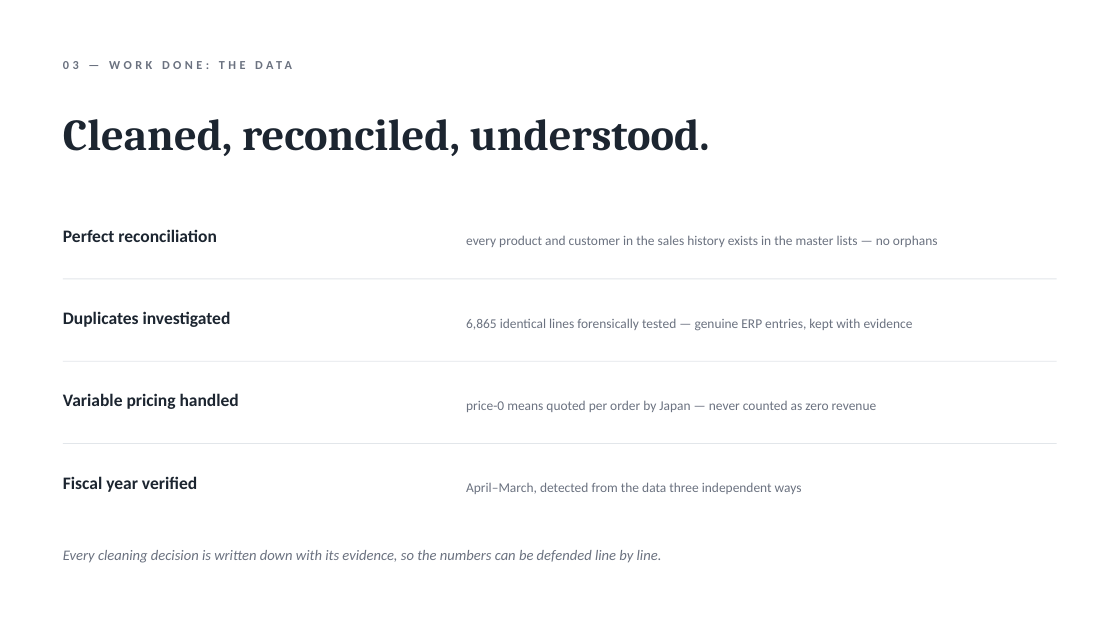
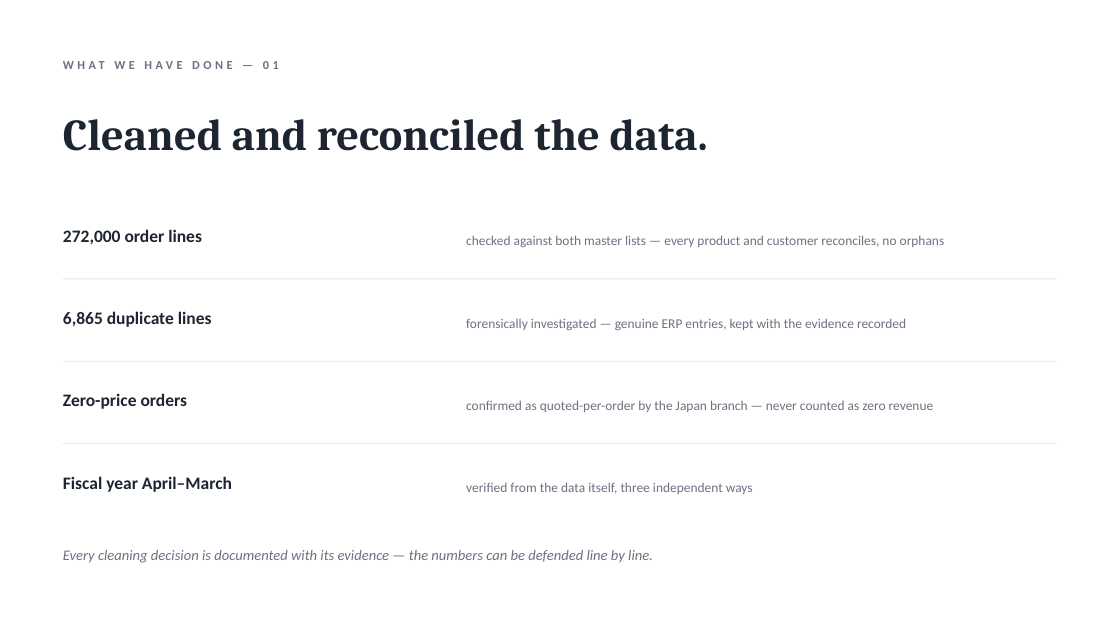
Before and after one commit to DokkDokki/SOE-105, a slide deck: slide 2 of presentation/FY2025_progress_report.pptx (slide 4 before the commit). Drawn at 1120x630 pixels with LibreOffice and Linux fonts; fonts in the diff are those of the drawing. Boxes give left, top, right and bottom in pixels: in the first picture for what was removed or moved away, otherwise in the second. Text is boxed around its words. In the diff, an @@ line names an element or a change of style, - is before the commit and + after.

```diff
--- a/presentation/FY2025_progress_report.pptx
+++ b/presentation/FY2025_progress_report.pptx
@@ text at (x1=255, y1=61, x2=292, y2=69): text changed @@
-03 — WORK DONE: THE DATA
+WHAT WE HAVE DONE — 01
@@ text at (x1=63, y1=119, x2=708, y2=151): text changed @@
-Cleaned, reconciled, understood.
+Cleaned and reconciled the data.
@@ text at (x1=63, y1=229, x2=202, y2=244): text changed @@
-Perfect reconciliation
+272,000 order lines
@@ text at (x1=466, y1=235, x2=945, y2=247): text changed @@
-every product and customer in the sales history exists in the master lists — no orphans
+checked against both master lists — every product and customer reconciles, no orphans
@@ text at (x1=63, y1=311, x2=212, y2=327): text changed @@
-Duplicates investigated
+6,865 duplicate lines
@@ text at (x1=466, y1=318, x2=906, y2=331): text changed @@
-6,865 identical lines forensically tested — genuine ERP entries, kept with evidence
+forensically investigated — genuine ERP entries, kept with the evidence recorded
@@ text at (x1=63, y1=393, x2=188, y2=409): text changed @@
-Variable pricing handled
+Zero-price orders
@@ text at (x1=466, y1=400, x2=934, y2=412): text changed @@
-price-0 means quoted per order by Japan — never counted as zero revenue
+confirmed as quoted-per-order by the Japan branch — never counted as zero revenue
@@ text at (x1=63, y1=476, x2=232, y2=492): text changed @@
-Fiscal year verified
+Fiscal year April–March
@@ text at (x1=466, y1=482, x2=753, y2=494): text changed @@
-April–March, detected from the data three independent ways
+verified from the data itself, three independent ways
@@ text at (x1=63, y1=550, x2=653, y2=563): text changed @@
-Every cleaning decision is written down with its evidence, so the numbers can be defended line by line.
+Every cleaning decision is documented with its evidence — the numbers can be defended line by line.
```
Also in this commit, not shown: 5 other slides changed, 2 slides added, 4 slides removed.
